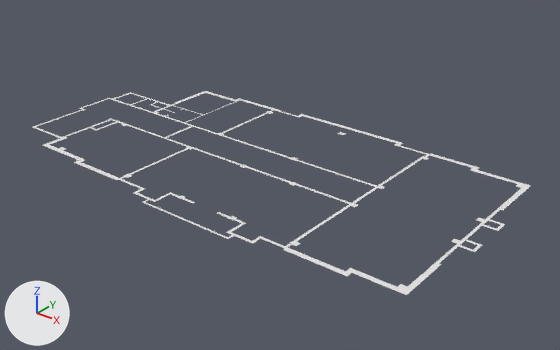
Renders of the Blender file Primero_piso/PrimerPiso.blend from each side of a commit.
One viewpoint serves both versions: a camera (50 mm lens) standing at (31.9, -35.9, 22.6) and looking at (2.0, 1.6, -0.6). The lights are fixed; the arrows at lower left show +X, +Y and +Z. Materials are left out; every surface is plain grey.
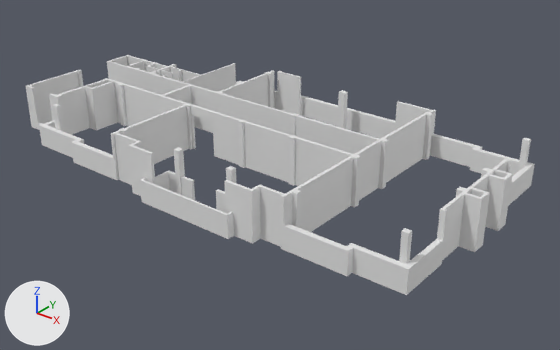
What the commit changed:
me_plane is used by ob_plane; location (-2.78, -7.24, 0.0); scale (0.1, 0.1, 1.3).
me_plane had 679 vertices, 257 faces and spanned x -149.0..201.0, y -6.0..176.0, z 0.0.
me_plane now has 1390 vertices, 1238 faces and spans x -149.0..201.0, y -6.0..176.0, z 0.0..3.0.
me_plane part 1: 10 vertices moved from x -35.0..117.0, y 4.0..75.0, z 0.0 to x -35.0..115.0, y 4.0..75.0, z 0.0..2.0; 711 vertices added at x -149.0..201.0, y -6.0..176.0, z 0.0..3.0.

Where the change shows, as pixel boxes [x1, y1, x2, y2] in the pictures (560 x 350 px):
'Plane', reshaped (18% taller): before [33, 91, 531, 295]; after [26, 55, 535, 295]
part 1 of me_plane, built on: before [178, 143, 284, 250]; after [26, 55, 535, 295]
